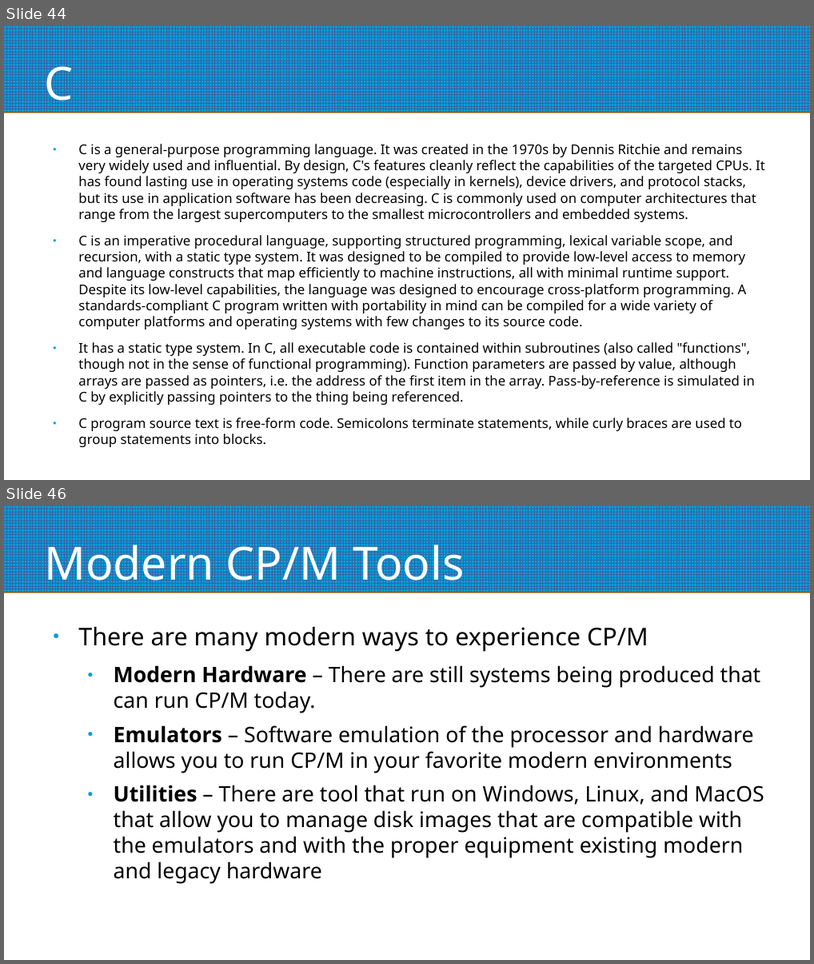
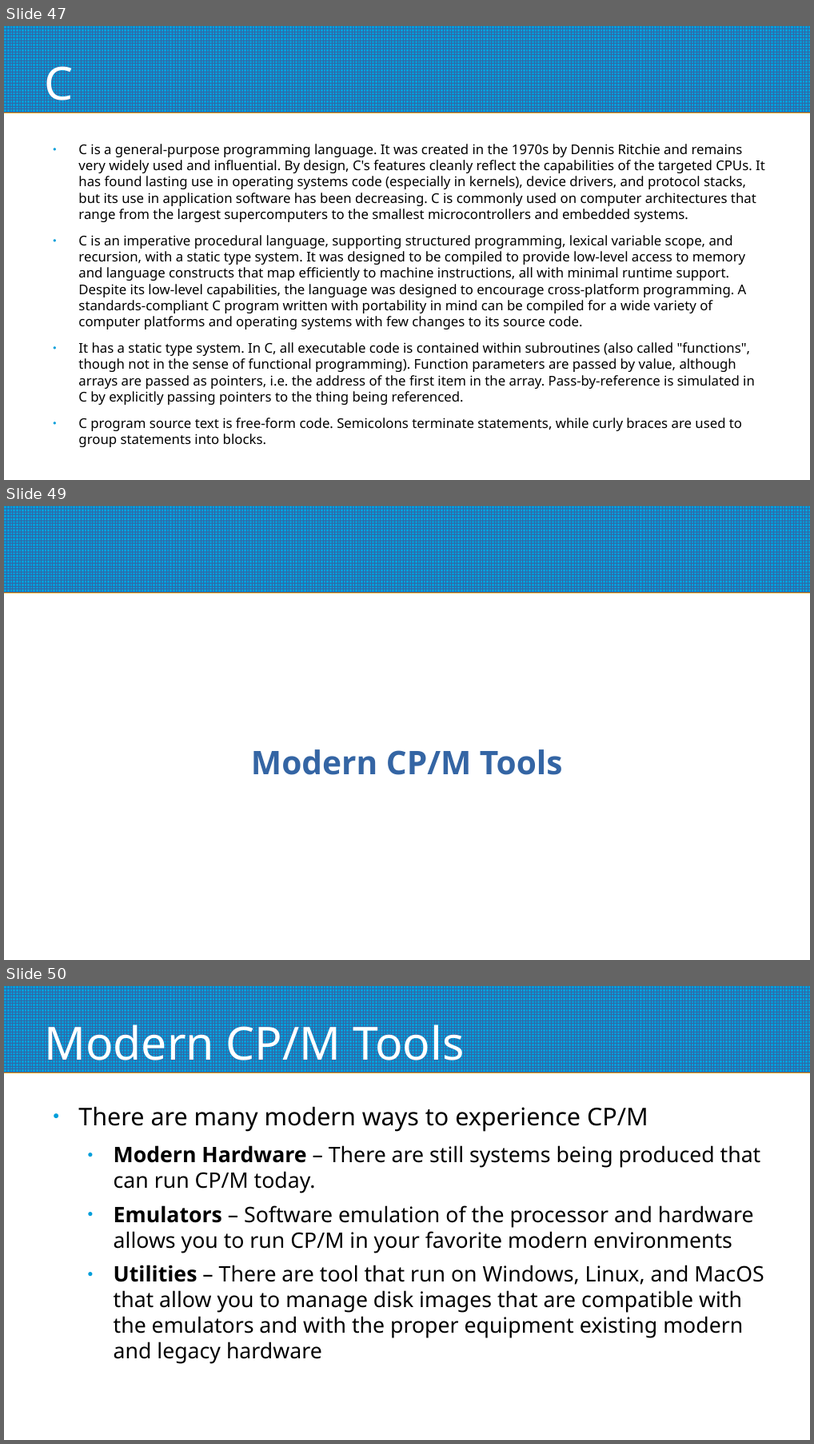
Before and after one commit to mggates39/Programming-With-CPM, a slide deck: CPM_Programming_Slides.odp. Shown one above the other, each under a label of ours: slides 44 and 46 before the commit, slides 47, 49 and 50 after it; the slides between them are not shown. The pictures are 814x964 and 814x1444 pixels, drawn with LibreOffice and Linux fonts; fonts in the diff are those of the drawing. Boxes give left, top, right and bottom in pixels: in the first picture for what was removed or moved away, otherwise in the second. Text is boxed around its words. In the diff, an @@ line names an element or a change of style, - is before the commit and + after.

```diff
--- a/CPM_Programming_Slides.odp
+++ b/CPM_Programming_Slides.odp
@@ slide 49 added at box(4, 506, 810, 960), background #FFFFFF; not listed: 1 template element that a slide beside it also shows @@
@@ subtitle added at box(251, 749, 563, 775), 32 pt, text #3465A4, bold @@
+Modern CP/M Tools
@@ what was slide 44 is now slide 47 @@
@@ what was slide 46 is now slide 50 @@
```
Also in this commit, not shown: 3 slides changed, 3 other slides added, 1 other file.
